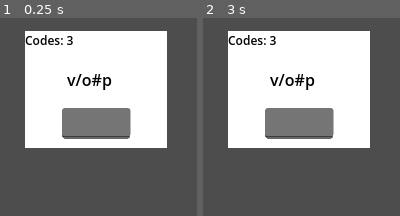
Above: before the commit, frames 1-2 (left to right).
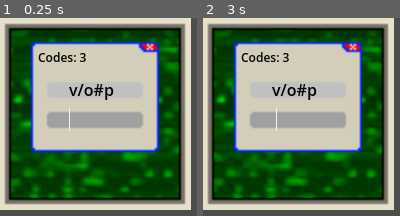
Above: after the commit, the same moments.

Repository: RedBlueCarrots/GMTK-2026
Game: Godot game, scene res://Scenes/launch_codes_minigame.tscn
The game is run twice, just before and just after one commit, with the same random seed, the same clock (stepped at 60 frames per second) and the same inputs. This scene is started directly instead of the project's main scene.
Inputs (mouse positions are in pixels of both pictures, inside the frame that each line leads up to):
- Up to frame 1 (0.25 s): no input
- Up to frame 2 (3 s): tap Enter at 0.5, 2 s; move the mouse to (outside the picture) at 0.52 s; click (outside the picture) at 0.67 s; tap Space at 1.25, 2.75 s; move the mouse to (outside the picture) at 1.27 s; click (outside the picture) at 1.42 s; move the mouse to (outside the picture) at 2.02 s; click (outside the picture) at 2.17 s; move the mouse to (outside the picture) at 2.77 s; click (outside the picture) at 2.92 s

The runs differ from the first frame. In frame 1, 92% of the frame differs, in the area x 0-97%, y 0-97%; in frame 2, 92%.

Commit message:
feat: artwork for launchcodes
Added:
- Art for launch codes.
- Auto focus when scene starts.

Diff:
--- a/Scenes/launch_codes_minigame.tscn
+++ b/Scenes/launch_codes_minigame.tscn
@@ -2,9 +2,13 @@
 
 [ext_resource type="Script" uid="uid://ciijuesdpn0ng" path="res://Scripts/launch_codes_minigame.gd" id="1_lpcee"]
 [ext_resource type="PackedScene" uid="uid://cbkyray7c10o" path="res://Scenes/minigame_outline.tscn" id="2_yamr6"]
+[ext_resource type="Texture2D" uid="uid://6t33pernhdew" path="res://Assets/Art/background.png" id="3_yamr6"]
 
-[sub_resource type="CanvasTexture" id="CanvasTexture_c4dyq"]
-specular_color = Color(0, 0.23529412, 1, 1)
+[sub_resource type="StyleBoxFlat" id="StyleBoxFlat_yamr6"]
+bg_color = Color(0.6, 0.6, 0.6, 0)
+
+[sub_resource type="StyleBoxFlat" id="StyleBoxFlat_2ut0s"]
+bg_color = Color(0.6, 0.6, 0.6, 0)
 
 [node name="launch_codes_minigame" type="Node2D" unique_id=298174657]
 script = ExtResource("1_lpcee")
@@ -12,9 +16,9 @@
 [node name="MinigameOutline" parent="." unique_id=959946983 instance=ExtResource("2_yamr6")]
 
 [node name="TVScreen" type="Sprite2D" parent="." unique_id=1270445814]
-position = Vector2(96, 71.75)
-scale = Vector2(141.683, 116.5)
-texture = SubResource("CanvasTexture_c4dyq")
+position = Vector2(95, 96)
+scale = Vector2(2, 2)
+texture = ExtResource("3_yamr6")
 
 [node name="input" type="LineEdit" parent="." unique_id=649147995]
 unique_name_in_owner = true
@@ -23,22 +27,26 @@
 anchor_top = 1.0
 anchor_right = 0.5
 anchor_bottom = 1.0
-offset_left = 61.75
-offset_top = 90.0
-offset_right = 130.25
-offset_bottom = 121.00008
+offset_left = 69.0
+offset_top = 86.0
+offset_right = 137.5
+offset_bottom = 117.0
 grow_horizontal = 2
 grow_vertical = 0
+theme_override_colors/font_color = Color(0, 0, 0, 1)
+theme_override_styles/normal = SubResource("StyleBoxFlat_yamr6")
+theme_override_styles/focus = SubResource("StyleBoxFlat_2ut0s")
+text = "11111"
 
 [node name="code" type="RichTextLabel" parent="." unique_id=1424762241]
 unique_name_in_owner = true
 anchors_preset = 5
 anchor_left = 0.5
 anchor_right = 0.5
-offset_left = 66.5
-offset_top = 50.0
-offset_right = 125.5
-offset_bottom = 73.0
+offset_left = 69.0
+offset_top = 60.0
+offset_right = 128.0
+offset_bottom = 83.0
 grow_horizontal = 2
 theme_override_colors/default_color = Color(0, 0, 0, 1)
 text = "11111"
@@ -48,10 +56,10 @@
 anchors_preset = 5
 anchor_left = 0.5
 anchor_right = 0.5
-offset_left = 25.0
-offset_top = 14.0
-offset_right = 79.0
-offset_bottom = 32.0
+offset_left = 38.0
+offset_top = 31.0
+offset_right = 92.0
+offset_bottom = 49.0
 grow_horizontal = 2
 theme_override_colors/default_color = Color(0, 0, 0, 1)
 theme_override_font_sizes/normal_font_size = 12
--- a/Scripts/launch_codes_minigame.gd
+++ b/Scripts/launch_codes_minigame.gd
@@ -12,6 +12,7 @@
 # Called when the node enters the scene tree for the first time.
 func _ready() -> void:
 	%input.max_length = code_length
+	%input.call_deferred("grab_focus")
 	update_remaining()
 	reset_code()
 
Binary file added: Assets/Art/background.png
Not shown, added: Assets/Art/background.png.import
